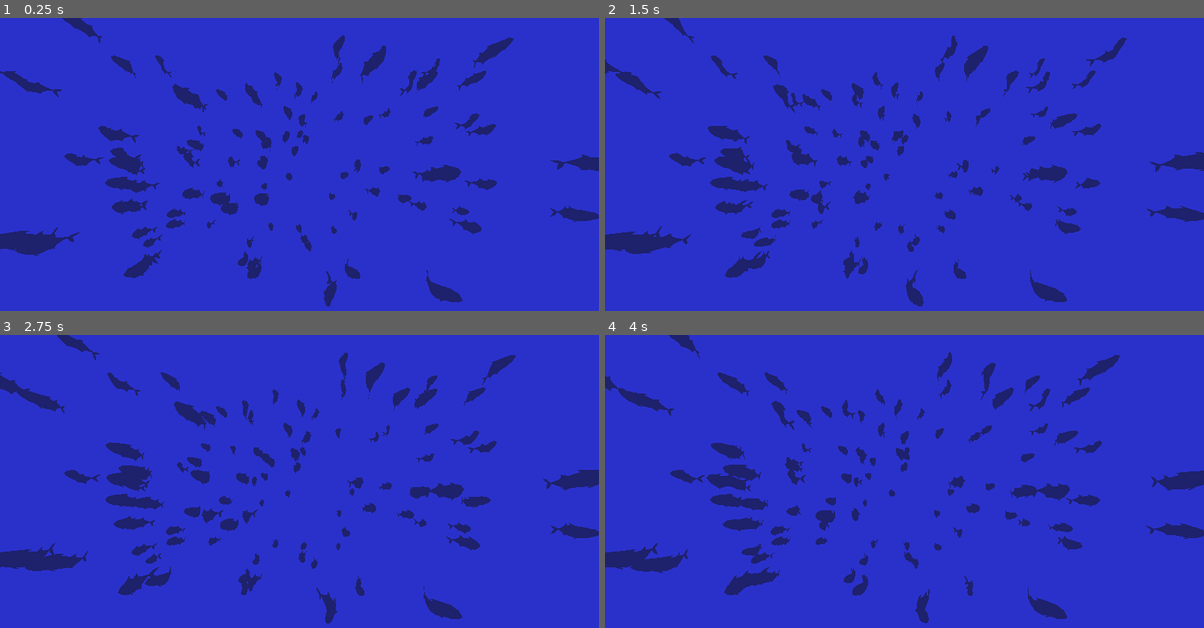
Above: before the commit, frames 1-4 (two rows, left to right).
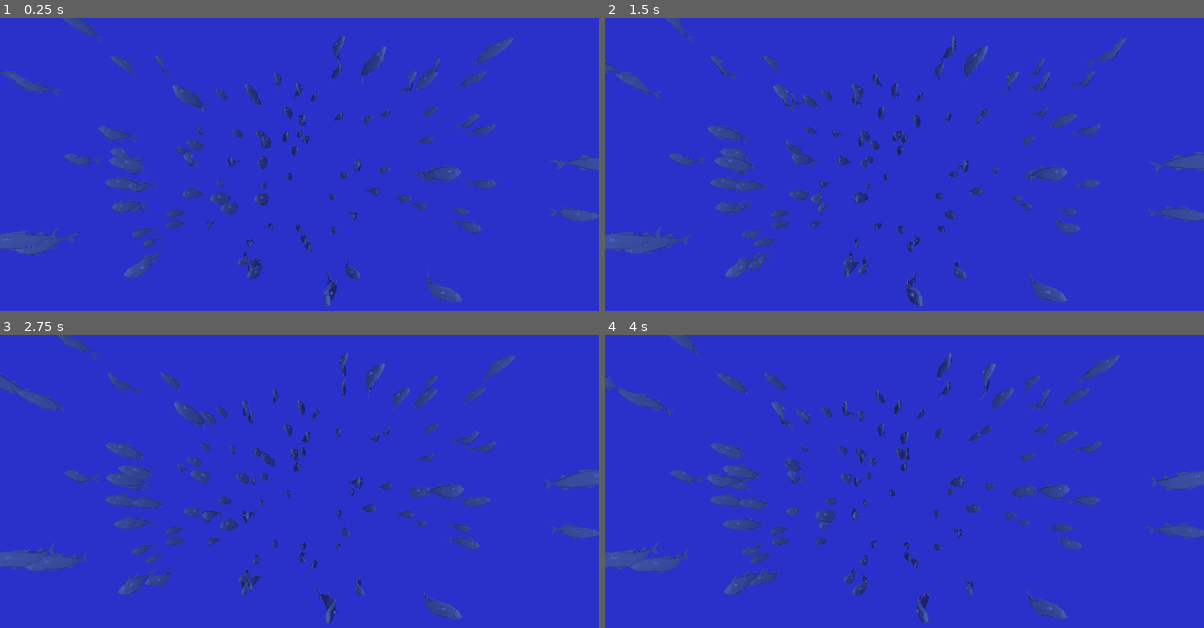
Above: after the commit, the same moments.

Repository: crabdancing/GayFishe
Game: Godot game, scene res://main_3d.tscn
The game is run twice, just before and just after one commit, with the same random seed, the same clock (stepped at 60 frames per second) and the same inputs.
Inputs:
- Up to frame 1 (0.25 s): no input
- Up to frame 2 (1.5 s): no input
- Up to frame 3 (2.75 s): no input
- Up to frame 4 (4 s): no input

The runs differ from the first frame. In frame 1, 5.7% of the frame differs, in the area x 0-100%, y 0-99%; in frame 2, 5.8%; in frame 3, 6.5%; in frame 4, 6.4%.

Commit message:
aquarium time

Diff:
--- a/main_3d.tscn
+++ b/main_3d.tscn
@@ -45,16 +45,15 @@
 [node name="Camera3d" type="Camera3D" parent="."]
 transform = Transform3D(1, 0, 0, 0, 1, 0, 0, 0, 1, 0, 0, 56.8948)
 
-[node name="DirectionalLight3d" type="DirectionalLight3D" parent="."]
-transform = Transform3D(1, 0, 0, 0, 0.957481, -0.288497, 0, 0.288497, 0.957481, -47.5611, -14.705, 43.0809)
-visible = false
-
 [node name="WorldEnvironment" type="WorldEnvironment" parent="."]
 environment = SubResource("Environment_e67o1")
 
 [node name="OmniLight3d" type="OmniLight3D" parent="."]
 transform = Transform3D(1, 0, 0, 0, 1, 0, 0, 0, 1, 0, 0, 77.4802)
+light_color = Color(0.4, 0.572549, 0.988235, 1)
 light_energy = 16.0
 light_indirect_energy = 12.48
-light_volumetric_fog_energy = 13.927
+light_volumetric_fog_energy = 16.0
 light_size = 0.794
+omni_range = 4096.0
+omni_attenuation = 0.933033
